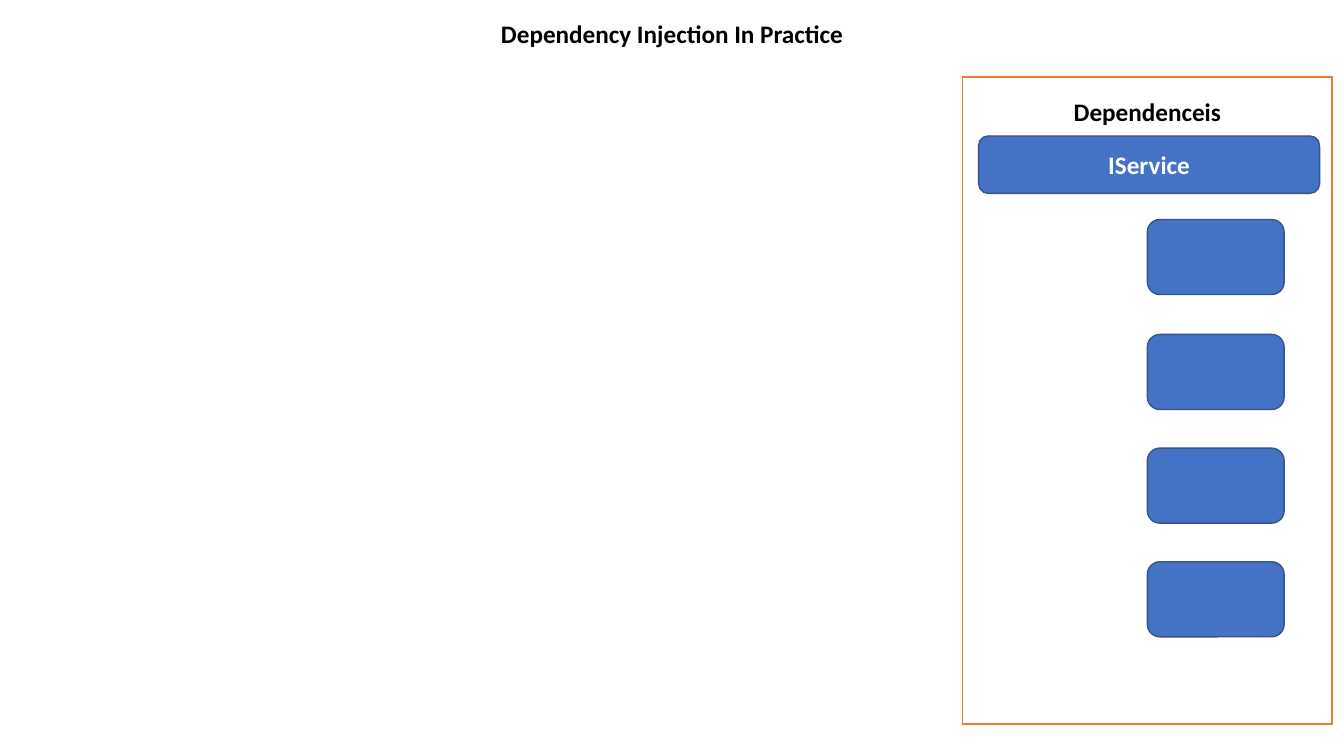
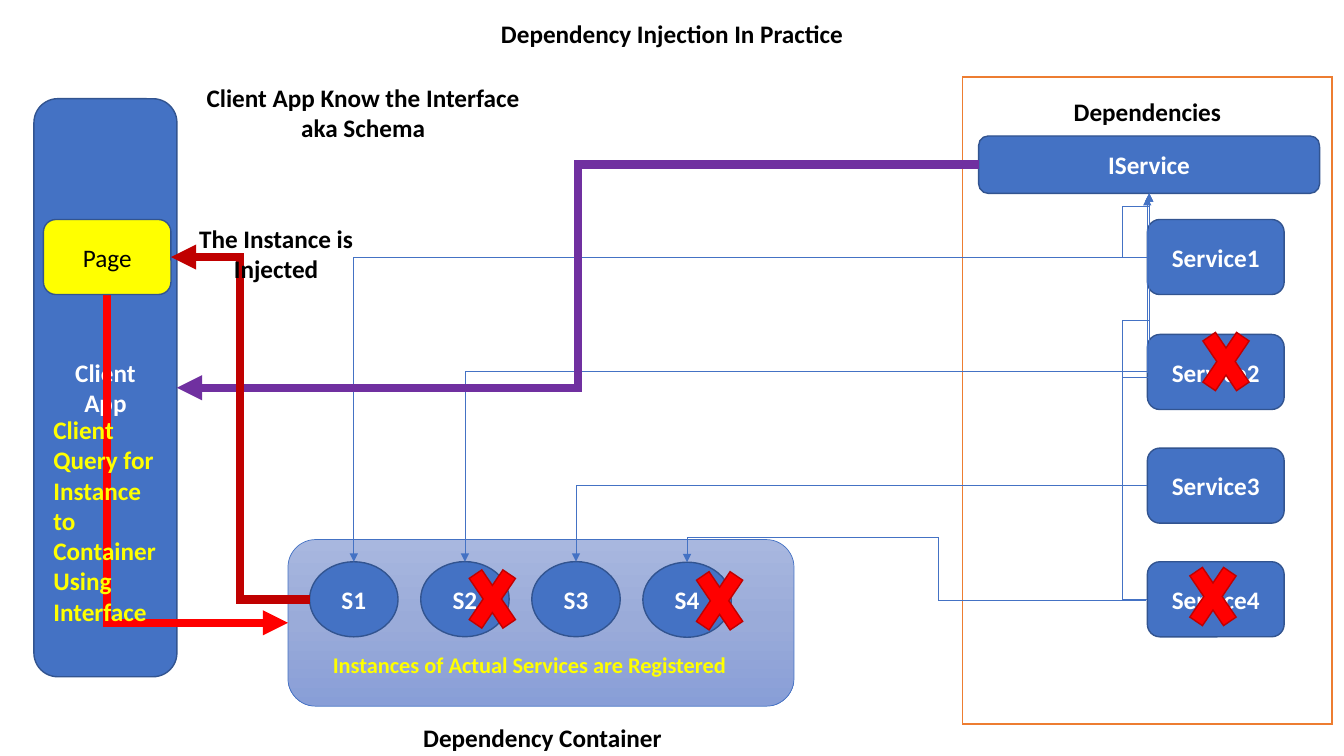
Before and after one commit to maheshsabnis/NetFrwk_Projects, a slide deck: slide 42 of Training-Images.pptx (slide 43 before the commit). Drawn at 1344x756 pixels with LibreOffice and Linux fonts; fonts in the diff are those of the drawing. Boxes give left, top, right and bottom in pixels: in the first picture for what was removed or moved away, otherwise in the second. Text is boxed around its words. In the diff, an @@ line names an element or a change of style, - is before the commit and + after.

```diff
--- a/Training-Images.pptx
+++ b/Training-Images.pptx
@@ text added at [207,89,519,137], 18 pt, text #000000, bold @@
+Client App Know the Interface aka Schema
@@ rounded rectangle added at [34,99,177,677], fill #4472C4, outline #325491 1 pt, 18 pt, text #FFFFFF, bold @@
+Client
+App
@@ text at [1074,103,1221,125]: text changed @@
-Dependenceis
+Dependencies
@@ elbow arrow added from (979, 164) to (177, 388), #7030A0 6 pt @@
@@ elbow arrow added from (1147, 257) to (1149, 194), #4472C4 0.5 pt @@
@@ elbow arrow added from (1147, 486) to (1149, 194), #4472C4 0.5 pt @@
@@ elbow arrow added from (1147, 600) to (1149, 194), #4472C4 0.5 pt @@
@@ elbow arrow added from (1147, 372) to (1147, 197), #4472C4 0.5 pt @@
@@ rounded rectangle added at [43,220,171,294], fill #FFFF00, outline #325491 1 pt, 18 pt, text #000000 @@
+Page
@@ text added at [199,230,353,284], 18 pt, text #000000, bold @@
+The Instance is Injected
@@ elbow arrow added from (310, 600) to (171, 257), #C00000 6 pt @@
@@ elbow arrow added from (1147, 257) to (354, 562), #4472C4 0.5 pt @@
@@ text in rounded rectangle at [1172,249,1260,267]: text added @@
+Service1
@@ elbow arrow added from (107, 294) to (288, 623), #FF0000 6 pt @@
@@ cross added at [1194,314,1258,409], fill #FF0000, outline #C00000 1 pt @@
@@ elbow arrow added from (1147, 371) to (465, 562), #4472C4 0.5 pt @@
@@ text in rounded rectangle at [1172,361,1260,388]: text added @@
+Service2
@@ text added at [53,419,155,627], 18 pt, text #FFFF00, bold @@
+Client Query for Instance to Container Using Interface
@@ text in rounded rectangle at [1172,477,1260,495]: text added @@
+Service3
@@ elbow arrow added from (1147, 486) to (576, 562), #4472C4 0.5 pt @@
@@ rounded rectangle added at [288,539,795,706], fill gradient #A8B7DF to #9AABD9 to #889ED7, outline #4472C4 0.5 pt @@
@@ elbow arrow added from (1145, 600) to (688, 563), #4472C4 0.5 pt @@
@@ ellipse added at [310,562,398,636], fill #4472C4, outline #325491 1 pt, 18 pt, text #FFFFFF, bold @@
+S1
@@ ellipse added at [420,562,509,636], fill #4472C4, outline #325491 1 pt, 18 pt, text #FFFFFF, bold @@
+S2
@@ cross added at [460,552,524,647], fill #FF0000, outline #C00000 1 pt @@
@@ ellipse added at [532,562,621,636], fill #4472C4, outline #325491 1 pt, 18 pt, text #FFFFFF, bold @@
+S3
@@ ellipse added at [643,563,732,637], fill #4472C4, outline #325491 1 pt, 18 pt, text #FFFFFF, bold @@
+S4
@@ cross added at [688,554,752,649], fill #FF0000, outline #C00000 1 pt @@
@@ cross added at [1181,548,1245,644], fill #FF0000, outline #C00000 1 pt @@
@@ text in rounded rectangle at [1172,588,1260,615]: text added @@
+Service4
@@ text added at [333,657,726,677], 16 pt, text #FFFF00, bold @@
+Instances of Actual Services are Registered
@@ text added at [423,729,661,751], 18 pt, text #000000, bold @@
+Dependency Container
```
Also in this commit, not shown: 1 slide removed.
